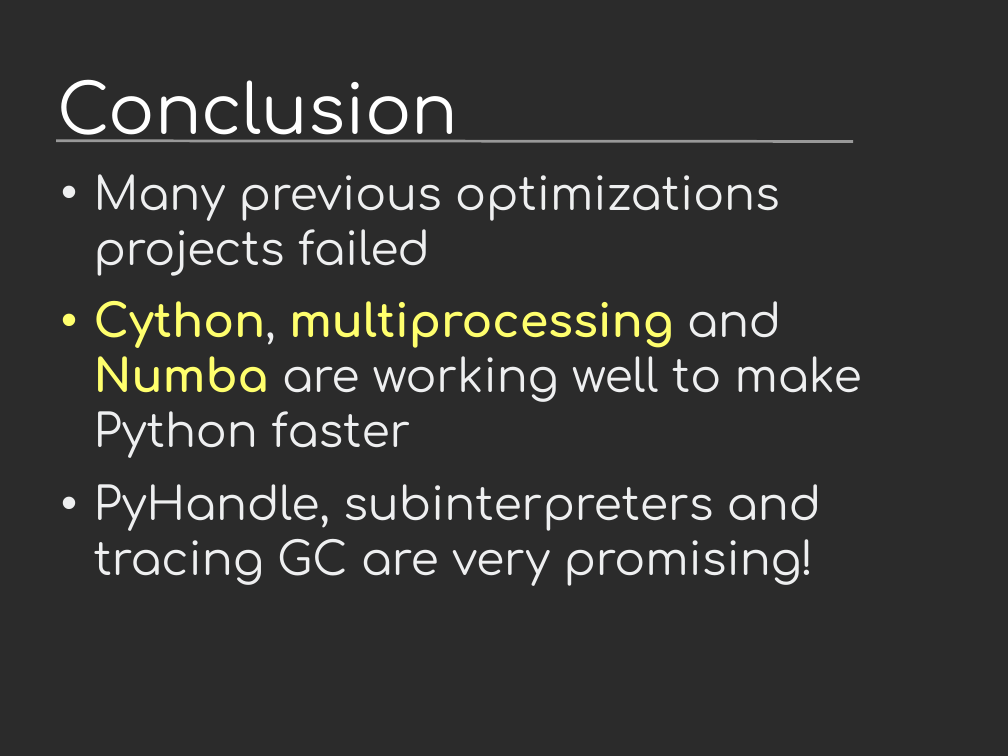
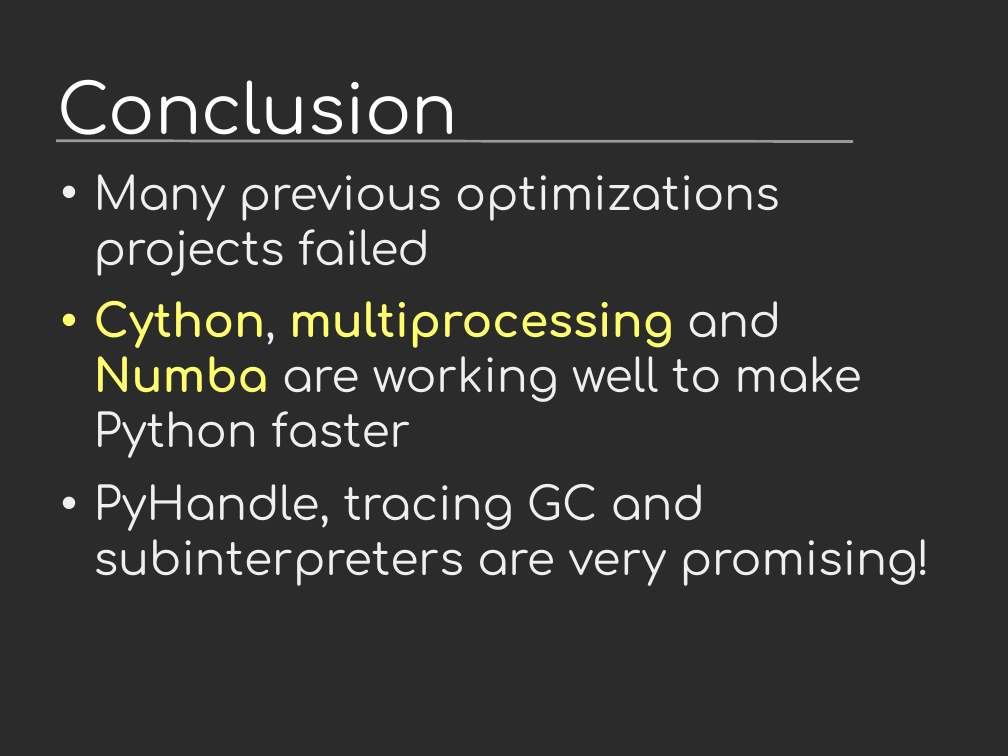
Before and after one commit to vstinner/talks, a slide deck: slide 47 of 2019-EuroPython/python_performance.odp (slide 41 before the commit). Drawn at 1008x756 pixels with LibreOffice and Linux fonts; fonts in the diff are those of the drawing; background and template pictures are left out; a plain dark background stands for a picture behind light text. Boxes give left, top, right and bottom in pixels: in the first picture for what was removed or moved away, otherwise in the second. Text is boxed around its words. In the diff, an @@ line names an element or a change of style, - is before the commit and + after.

```diff
--- a/2019-EuroPython/python_performance.odp
+++ b/2019-EuroPython/python_performance.odp
@@ text at (x1=94, y1=484, x2=930, y2=586): text changed @@
-• PyHandle, subinterpreters and tracing GC are very promising!
+• PyHandle, tracing GC and subinterpreters are very promising!
```
Also in this commit, not shown: 19 other slides changed, 6 slides added, 1 other file.
